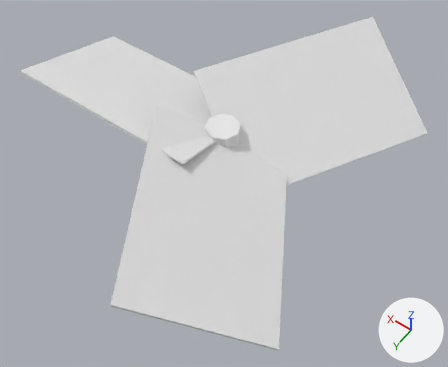
The glTF model models/orbital_radiator_swarm.glb, before and after one commit.
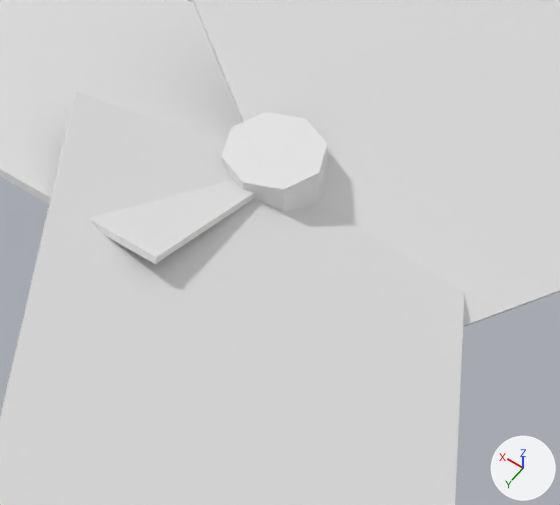
Each version appears first whole from a camera (50 mm lens) standing at (-0.138, 0.193, 0.258) and looking at (-0.012, 0.015, -0.021), and next in a close-up on the part from 29% to 71% of the width and 21% to 67% of the height. The lights are fixed; the arrows at lower right show +X, +Y and +Z. The last two pictures show the newer version. Vertices at exactly the same position are counted once.

In view in the first close-up: 'RadiatorSwarm'.
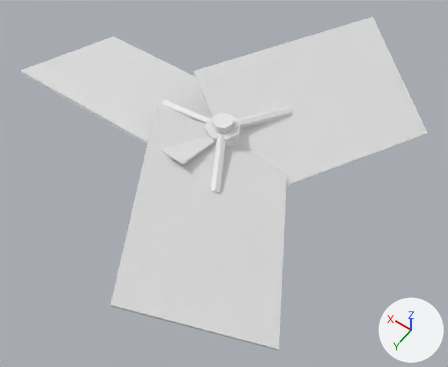
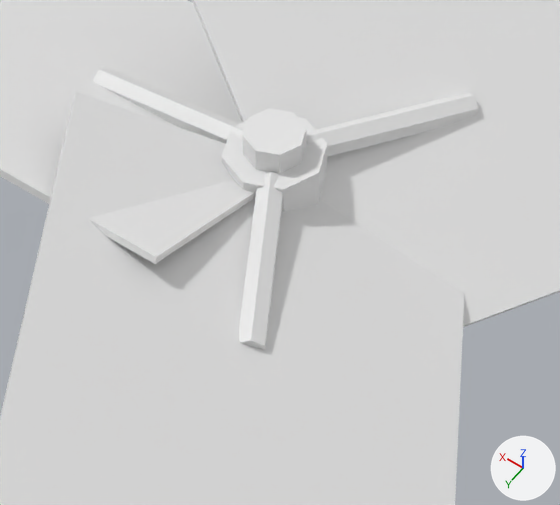
Location of each change, (x1, y1, x2, y2) in pixels of the close-ups (560 x 505 px):
part 1 of me_cylinder, added
    after: (242, 108, 307, 173)
part 2 of me_cylinder, added
    after: (93, 68, 479, 350)

The edits, one by one:
me_cylinder is used by ob_radiatorswarm; location (0.0, 0.0, 0.0).
me_cylinder had 40 vertices, 64 faces and spanned x -0.091..0.118, y -0.12..0.121, z -0.018..0.018.
me_cylinder now has 92 vertices, 152 faces and spans x -0.091..0.118, y -0.12..0.121, z -0.018..0.018.
me_cylinder part 1: a new loose piece, an 8-sided cylinder along z spanning x -0.006..0.006, y -0.006..0.006, z 0.005..0.011.
Part 2, on me_cylinder:
36 vertices are added at x -0.023..0.042, y -0.038..0.038, z -0.003..0.007.
60 new faces join them.
